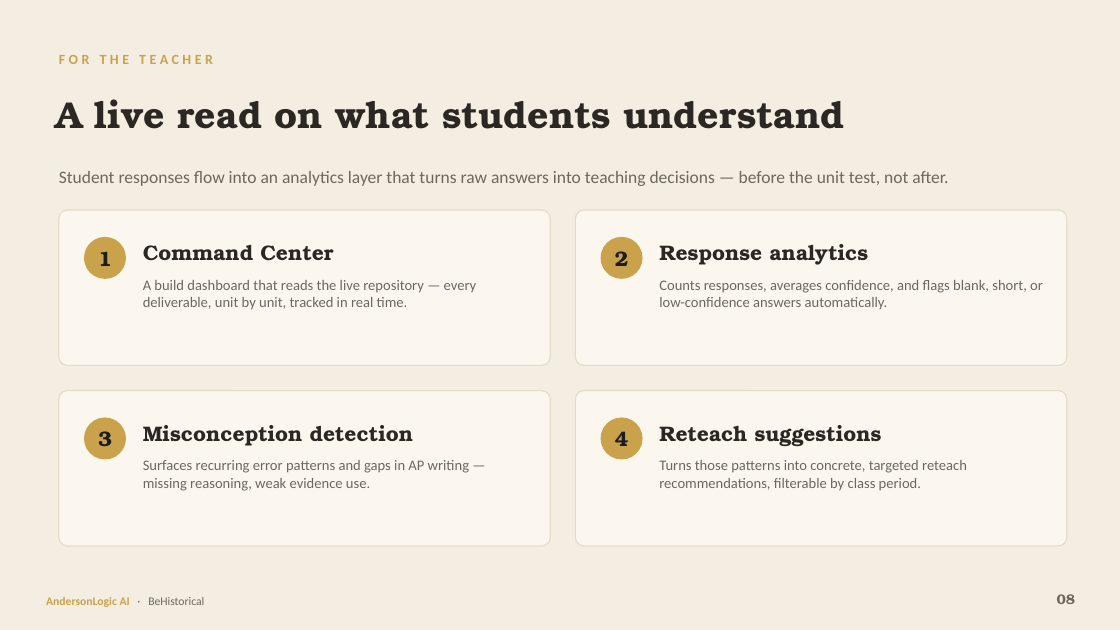
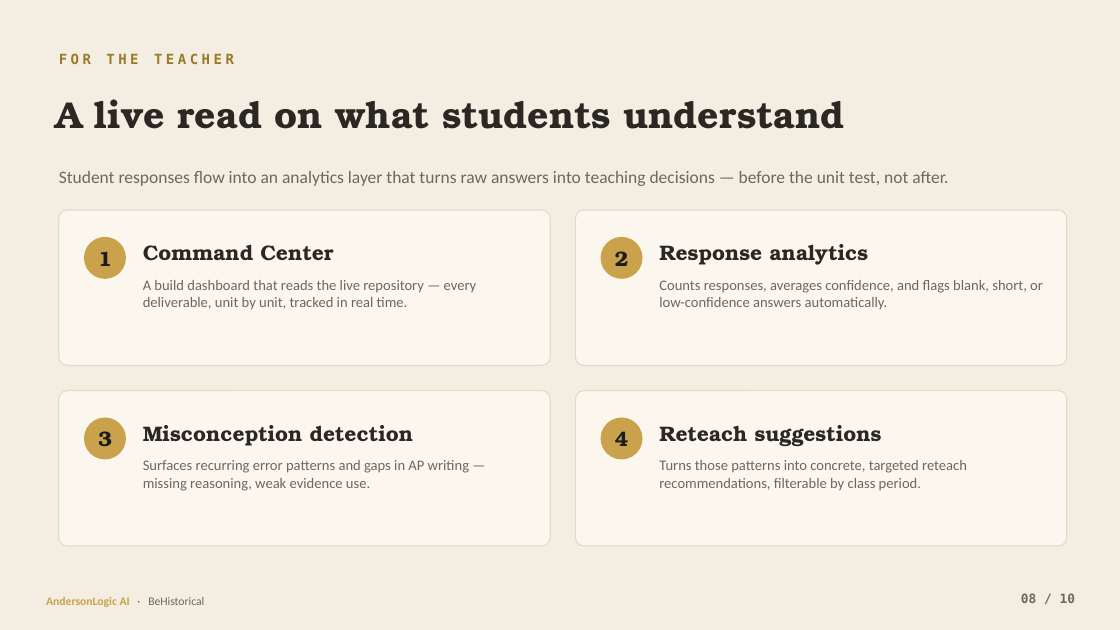
Before and after one commit to JeffAndersonLogic/ap-world-history, a slide deck: slide 8 of pitch/BeHistorical-AndersonLogic-AI.pptx. Drawn at 1120x630 pixels with LibreOffice and Linux fonts; fonts in the diff are those of the drawing. Boxes give left, top, right and bottom in pixels: in the first picture for what was removed or moved away, otherwise in the second. Text is boxed around its words. In the diff, an @@ line names an element or a change of style, - is before the commit and + after.

```diff
--- a/pitch/BeHistorical-AndersonLogic-AI.pptx
+++ b/pitch/BeHistorical-AndersonLogic-AI.pptx
@@ text "FOR THE TEACHER" at (59,53,234,64): font Calibri to DejaVu Sans Mono, text colour #C9A24B to #9A7A28 @@
@@ text at (1021,593,1075,603): text changed; size 12 to 11 pt; font TeX Gyre Bonum to DejaVu Sans Mono @@
-08
+08 / 10
```
Also in this commit, not shown: 9 other slides changed, 5 other files.
